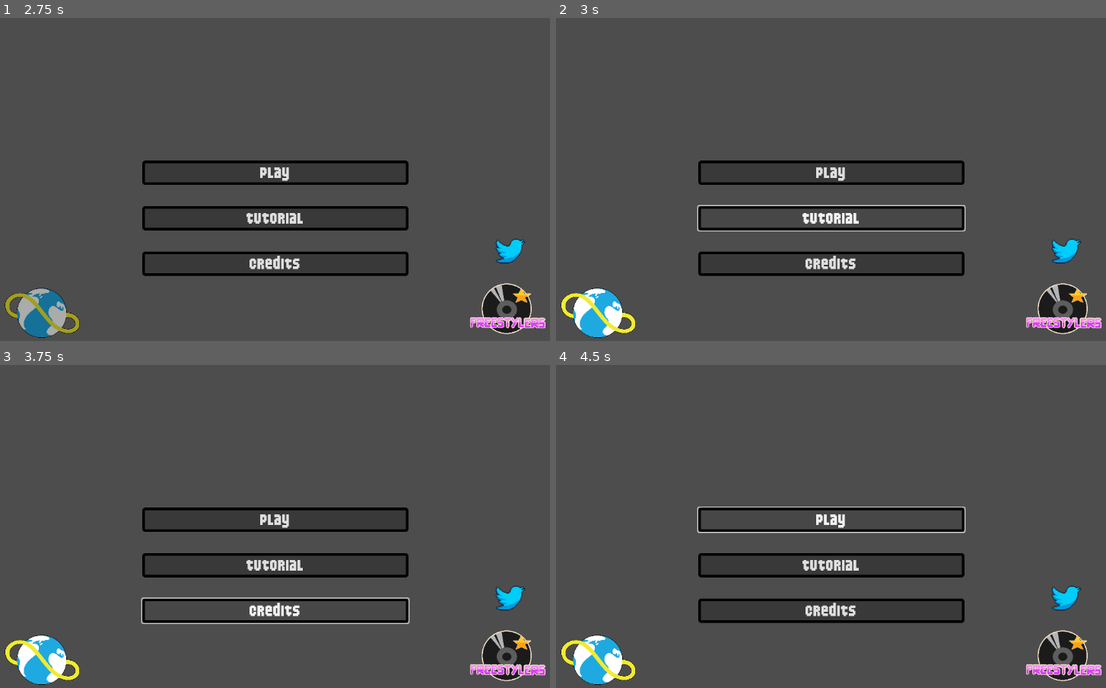
Above: before the commit, frames 1-4 (two rows, left to right).
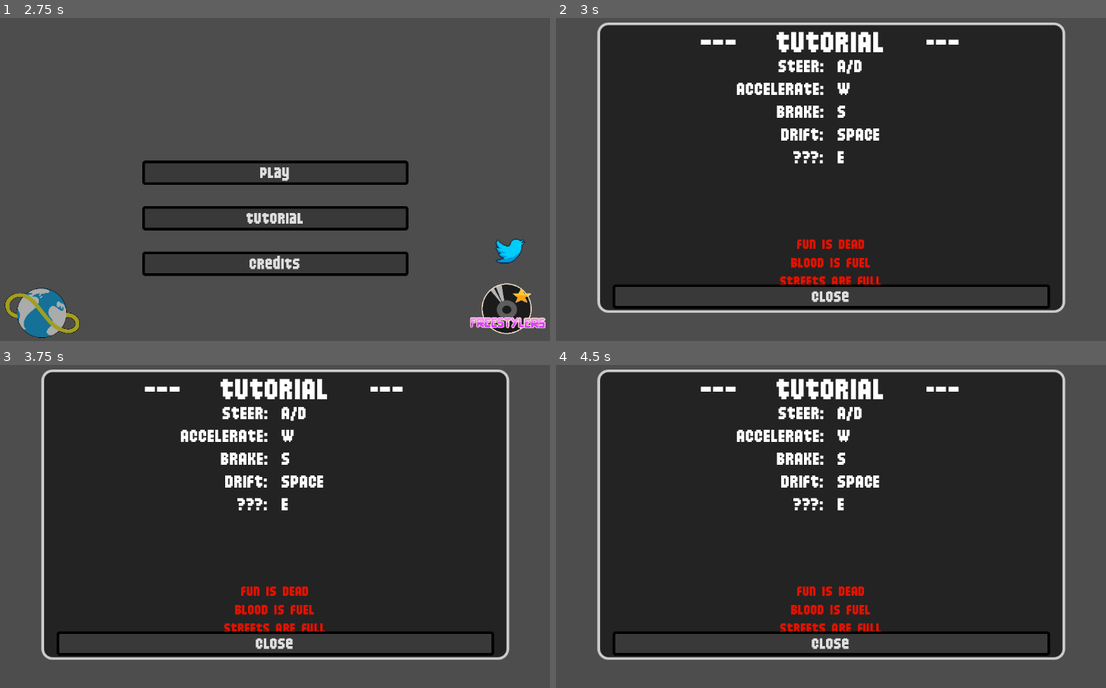
Above: after the commit, the same moments.

Repository: freesstylers/GlobalGameJam25
Game: Godot game, scene res://Assets/Scenes/MainMenu.tscn
Same seed, same stepped clock (60 frames per second), same inputs: the game is played once before the commit and once after it. The project has no main scene, so this scene is started directly.
Inputs (mouse positions are in pixels of both pictures, inside the frame that each line leads up to):
- Up to frame 1 (2.75 s): click (506, 308) at 0.5 s; click (511, 250) at 1.25 s; click (44, 311) at 2 s
- Up to frame 2 (3 s): click "Tutorial" at 2.75 s
- Up to frame 3 (3.75 s): click (275, 610) at 3.5 s, where only the run before the commit has a clickable "Credits"
- Up to frame 4 (4.5 s): click (831, 520) at 4.25 s, where only the run before the commit has a clickable "Play"

Frame 1 is identical in both runs. In frame 2, 68% of the frame differs, in the area x 0-100%, y 1-100%; in frame 3, 68%; in frame 4, 68%.
Error before the commit: Attempt to call function 'play' in base 'null instance' on a null instance. (res://Assets/Scripts/MainMenuScript.gd:14)
Error after the commit: Attempt to call function 'play' in base 'null instance' on a null instance. (res://Assets/Scripts/MainMenuScript.gd:41)

Commit message:
MainMenu script cleaned

Diff:
--- a/Assets/Prefabs/MainMenuPrefab.tscn
+++ b/Assets/Prefabs/MainMenuPrefab.tscn
@@ -7,6 +7,8 @@
 [ext_resource type="Texture2D" uid="uid://dj0dhf82rc151" path="res://Assets/Sprites/Twitter.png" id="5_60nta"]
 [ext_resource type="Texture2D" uid="uid://drbe1j77opppx" path="res://Assets/Sprites/GGJ_Logo.png" id="6_apn8y"]
 [ext_resource type="FontFile" uid="uid://bnu0s2kb4sfvc" path="res://Assets/Fonts/Larceny.ttf" id="9_spall"]
+
+[sub_resource type="AudioStreamRandomizer" id="AudioStreamRandomizer_qip73"]
 
 [node name="Control" type="Control"]
 layout_mode = 3
@@ -177,6 +179,54 @@
 theme_override_font_sizes/font_size = 32
 text = "Close"
 
+[node name="PlayerSelection" type="Panel" parent="."]
+visible = false
+layout_mode = 1
+anchors_preset = -1
+anchor_left = 0.177778
+anchor_top = 0.234722
+anchor_right = 0.822222
+anchor_bottom = 0.766667
+grow_horizontal = 2
+grow_vertical = 2
+metadata/_edit_use_anchors_ = true
+
+[node name="container" type="MarginContainer" parent="PlayerSelection"]
+layout_mode = 1
+anchors_preset = 15
+anchor_right = 1.0
+anchor_bottom = 1.0
+grow_horizontal = 2
+grow_vertical = 2
+
+[node name="VBoxContainer" type="VBoxContainer" parent="PlayerSelection/container"]
+layout_mode = 2
+size_flags_horizontal = 4
+theme_override_constants/separation = 70
+alignment = 1
+
+[node name="Label" type="Label" parent="PlayerSelection/container/VBoxContainer"]
+layout_mode = 2
+theme_override_fonts/font = ExtResource("9_spall")
+theme_override_font_sizes/font_size = 32
+text = "CREDITS
+--------
+Gonzalo cidoncha - silly goofy
+DAVID CZEPIEL - el becario
+PABLO GROSSI - el machango
+IGNACIO ORY - superviviente
+JOSE MARTÍN - jose
+JAVIER ARIAS - kumquat konnoisseur"
+horizontal_alignment = 1
+vertical_alignment = 1
+uppercase = true
+
+[node name="CreditsBack" type="Button" parent="PlayerSelection/container/VBoxContainer"]
+layout_mode = 2
+theme_override_fonts/font = ExtResource("9_spall")
+theme_override_font_sizes/font_size = 32
+text = "Close"
+
 [node name="tutorial" type="Panel" parent="."]
 visible = false
 layout_mode = 2
@@ -312,14 +362,16 @@
 metadata/_edit_use_anchors_ = true
 
 [node name="AudioStreamPlayer" type="AudioStreamPlayer" parent="."]
+stream = SubResource("AudioStreamRandomizer_qip73")
 autoplay = true
 
-[connection signal="button_down" from="MainButtonContainer/FreeStylers" to="." method="_on_free_stylers_button_down"]
-[connection signal="button_down" from="MainButtonContainer/Twitter" to="." method="_on_twitter_button_down"]
-[connection signal="button_down" from="MainButtonContainer/jam" to="." method="_on_gift_jam_button_down"]
+[connection signal="button_down" from="MainButtonContainer/FreeStylers" to="." method="FreeStylers"]
+[connection signal="button_down" from="MainButtonContainer/Twitter" to="." method="Twitter"]
+[connection signal="button_down" from="MainButtonContainer/jam" to="." method="Jam"]
 [connection signal="button_down" from="MainButtonContainer/MainButtonContainer/play" to="." method="TogglePlayMenu" binds= [true]]
 [connection signal="button_down" from="MainButtonContainer/MainButtonContainer/tutorial" to="." method="_on_tutorial_button_down"]
 [connection signal="button_down" from="MainButtonContainer/MainButtonContainer/Credits" to="." method="_on_credits_button_down"]
 [connection signal="button_down" from="credits/container/VBoxContainer/CreditsBack" to="." method="_on_credits_back_button_down"]
+[connection signal="button_down" from="PlayerSelection/container/VBoxContainer/CreditsBack" to="." method="_on_credits_back_button_down"]
+[connection signal="button_down" from="tutorial/CreditsBack" to="." method="_on_tutorial_back_button_down"]
 [connection signal="button_down" from="tutorial/CreditsBack" to="." method="_on_credits_back_button_down"]
-[connection signal="button_down" from="tutorial/CreditsBack" to="." method="_on_tutorial_back_button_down"]
--- a/Assets/Scripts/MainMenuScript.gd
+++ b/Assets/Scripts/MainMenuScript.gd
@@ -1,77 +1,50 @@
-extends Control
+class_name MainMenuManager extends Control
 
+@onready var credits : Control = $credits
+@onready var tutorial : Control = $tutorial
+@onready var MainButtonContainer : Control = $MainButtonContainer
+@onready var ButtonSound : AudioStreamPlayer = $AudioStreamPlayer
 
+func TogglePlayMenu(state: bool):
+	ButtonSound.play()
+	GameManager.SceneManager.change_to_scene(SceneManagement.GAME_SCENE.PLAY_SCENE)
 
-# Called when the node enters the scene tree for the first time.
-func _ready():
-	pass # Replace with function body.
+func _on_level_button_down(level: int):
+	ButtonSound.play()
+	#get_tree().root.get_node("SceneManager").startGame(level)
 
+func _on_credits_button_down():
+	ButtonSound.play()
+	credits.visible = true
+	MainButtonContainer.visible = false;
 
-# Called every frame. 'delta' is the elapsed time since the previous frame.
+func _on_credits_back_button_down():
+	ButtonSound.play()
+	credits.visible = false
+	MainButtonContainer.visible = true;
 
+func _on_tutorial_button_down():
+	ButtonSound.play()
+	tutorial.visible = true
+	MainButtonContainer.visible = false;
+
+func _on_tutorial_back_button_down():
+	ButtonSound.play()
+	tutorial.visible = false
+	MainButtonContainer.visible = true;
+
+#########################################################
+################### EXTERNAL LINKS ######################
+#########################################################
 
 func FreeStylers():
 	get_tree().root.get_node("SceneManager/ButtonSFX").play()
 	OS.shell_open("https://freestylers-studio.itch.io/")
-	pass # Replace with function body.
 
 func Jam():
 	get_tree().root.get_node("SceneManager/ButtonSFX").play()
 	OS.shell_open("https://globalgamejam.org/")
-	pass # Replace with function body.
 
 func Twitter():
 	get_tree().root.get_node("SceneManager/ButtonSFX").play()
 	OS.shell_open("https://twitter.com/FreeStylers_Dev")
-	pass # Replace with function body.
-
-
-func _on_free_stylers_button_down():
-	FreeStylers()
-	pass # Replace with function body.
-
-
-func _on_gift_jam_button_down():
-	Jam()
-	pass # Replace with function body.
-
-
-func _on_twitter_button_down():
-	Twitter()
-	pass # Replace with function body.
-
-func _on_level_button_down(level: int):
-	get_tree().root.get_node("SceneManager/ButtonSFX").play()
-
-	get_tree().root.get_node("SceneManager").startGame(level)
-	pass # Replace with function body.
-
-func _on_credits_button_down():
-	get_tree().root.get_node("SceneManager/ButtonSFX").play()
-	get_node("credits").visible = true
-	$"MainButtonContainer".visible = false;
-	pass # Replace with function body.
-
-func _on_credits_back_button_down():
-	get_tree().root.get_node("SceneManager/ButtonSFX").play()
-	get_node("credits").visible = false
-	$"MainButtonContainer".visible = true;
-	pass # Replace with function body.
-
-func TogglePlayMenu(state: bool):
-	get_tree().root.get_node("SceneManager/ButtonSFX").play()
-	get_tree().root.get_node("SceneManager").startGame()
-	pass # Replace with function body.
-
-
-func _on_tutorial_button_down():
-	get_tree().root.get_node("SceneManager/ButtonSFX").play()
-	get_node("tutorial").visible = true
-	$"MainButtonContainer".visible = false;
-	pass # Replace with function body.
-
-func _on_tutorial_back_button_down():
-	get_tree().root.get_node("SceneManager/ButtonSFX").play()
-	get_node("tutorial").visible = false
-	$"MainButtonContainer".visible = true;
-	pass # Replace with function body.
--- a/Assets/Scripts/SceneManager.gd
+++ b/Assets/Scripts/SceneManager.gd
@@ -5,7 +5,6 @@
 @onready var loadingScreen : LoadingScreen = $LoadingScreen
 
 var isLoadingScene : bool = false
-
 var currentSceneEnum : GAME_SCENE = GAME_SCENE.NULL
 var currentScene : Node = null
 
Not shown: 1 places in Assets/Prefabs/MainMenuPrefab.tscn that only renumber resources
